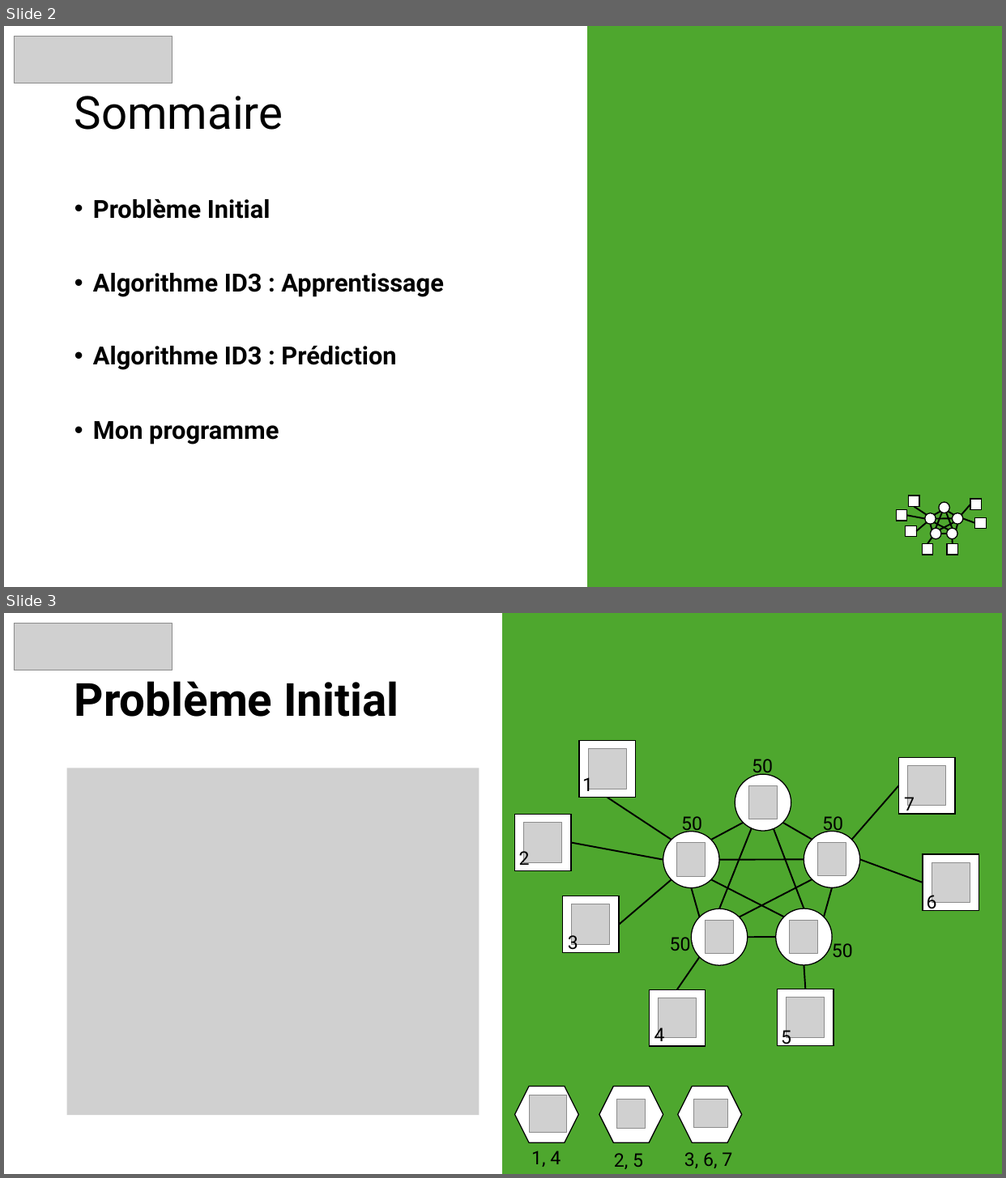
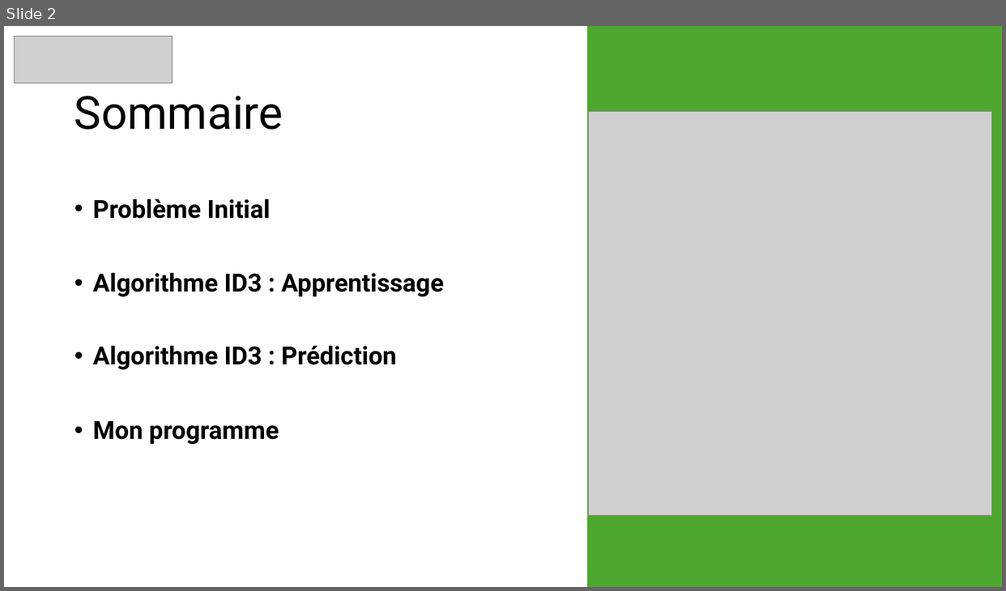
Before and after one commit to snonow/PROJ631-Arbres_de_decision, a slide deck: Presentation-Proj631 - Arbre_de_Décision.pptx. Shown one above the other, each under a label of ours: slides 2 and 3 before the commit, slide 2 after it. The pictures are 1006x1178 and 1006x591 pixels, drawn with LibreOffice and Linux fonts; fonts in the diff are those of the drawing; grey boxes stand for pictures; background and template pictures are left out. Boxes give left, top, right and bottom in pixels: in the first picture for what was removed or moved away, otherwise in the second. Text is boxed around its words. In the diff, an @@ line names an element or a change of style, - is before the commit and + after.

```diff
--- a/Presentation-Proj631 - Arbre_de_Décision.pptx
+++ b/Presentation-Proj631 - Arbre_de_Décision.pptx
@@ slide 3 removed at (4,613,1002,1174), background #FFFFFF @@
@@ picture removed at (14,624,172,671) @@
@@ text removed at (67,613,747,618) @@
-Sommaire
@@ rectangle removed at (503,613,1002,1174) @@
@@ text removed at (74,681,398,717) @@
-Problème Initial
@@ picture removed at (67,768,479,1115) @@
@@ text removed at (582,774,593,791) @@
-1
@@ text removed at (752,759,773,777) @@
-50
@@ text removed at (904,794,914,815) @@
-7
@@ text removed at (681,816,702,834) @@
-50
@@ text removed at (822,816,843,834) @@
-50
@@ text removed at (519,848,530,869) @@
-2
@@ text removed at (927,892,937,913) @@
-6
@@ text removed at (568,932,578,953) @@
-3
@@ text removed at (670,937,691,951) @@
-50
@@ text removed at (832,940,853,957) @@
-50
@@ group removed at (514,741,978,1046): 17 lines, 12 pictures, 7 rectangles, 5 ellipses @@
@@ text removed at (654,1025,665,1046) @@
-4
@@ text removed at (781,1028,791,1049) @@
-5
@@ hexagon removed at (514,1087,578,1144) @@
@@ picture removed at (529,1095,566,1132) @@
@@ hexagon removed at (599,1087,663,1144) @@
@@ hexagon removed at (678,1087,741,1144) @@
@@ picture removed at (617,1100,645,1128) @@
@@ picture removed at (694,1100,728,1129) @@
@@ text removed at (531,1151,560,1167) @@
-1, 4
@@ text removed at (614,1153,643,1169) @@
-2, 5
@@ text removed at (684,1152,732,1169) @@
-3, 6, 7
@@ slide 2 changed as well @@
@@ picture added at (589,111,993,515) @@
@@ group removed at (897,496,987,555): 17 lines, 7 rectangles, 5 ellipses @@
```
Also in this commit, not shown: 3 other slides changed, 3 slides added, 2 other slides removed, 2 other files.
